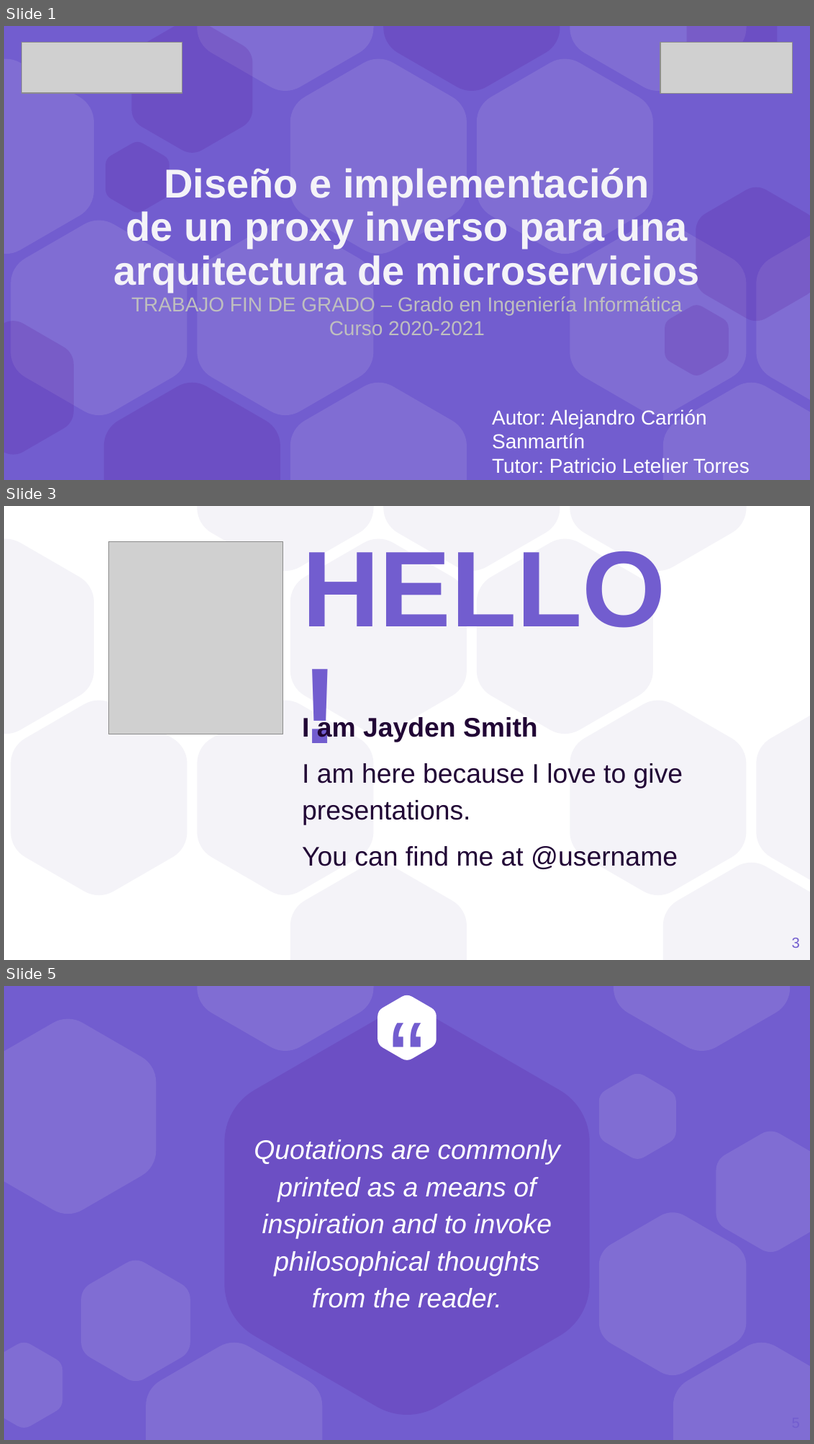
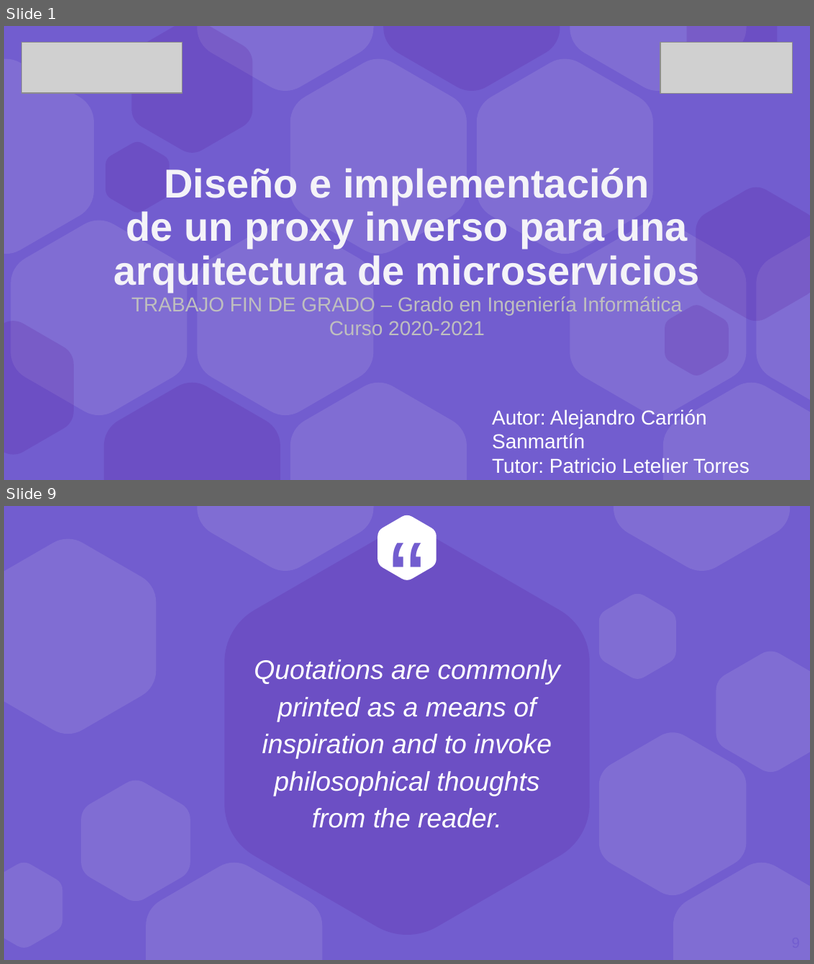
Before and after one commit to a1ex9788/TFG, a slide deck: TFG_AlejandroCarrion.pptx. Shown one above the other, each under a label of ours: slides 1, 3 and 5 before the commit, slides 1 and 9 after it; the slides between them are not shown. The pictures are 814x1444 and 814x964 pixels, drawn with LibreOffice and Linux fonts; fonts in the diff are those of the drawing; grey boxes stand for pictures. Boxes give left, top, right and bottom in pixels: in the first picture for what was removed or moved away, otherwise in the second. Text is boxed around its words. In the diff, an @@ line names an element or a change of style, - is before the commit and + after.

```diff
--- a/TFG_AlejandroCarrion.pptx
+++ b/TFG_AlejandroCarrion.pptx
@@ slide 3 removed at box(4, 506, 810, 960), background #FFFFFF @@
@@ picture removed at box(109, 541, 283, 734) @@
@@ group removed at box(4, 506, 810, 960): 12 freeform shapes @@
@@ title removed at box(302, 551, 666, 628) @@
-HELLO!
@@ subtitle removed at box(302, 715, 683, 869) @@
-I am Jayden Smith
-I am here because I love to give presentations.
-You can find me at @username
@@ page number removed at box(792, 937, 800, 947) @@
-3
@@ what was slide 5 is now slide 9 @@
```
Also in this commit, not shown: 4 slides changed, 6 slides added, 17 other slides removed.
